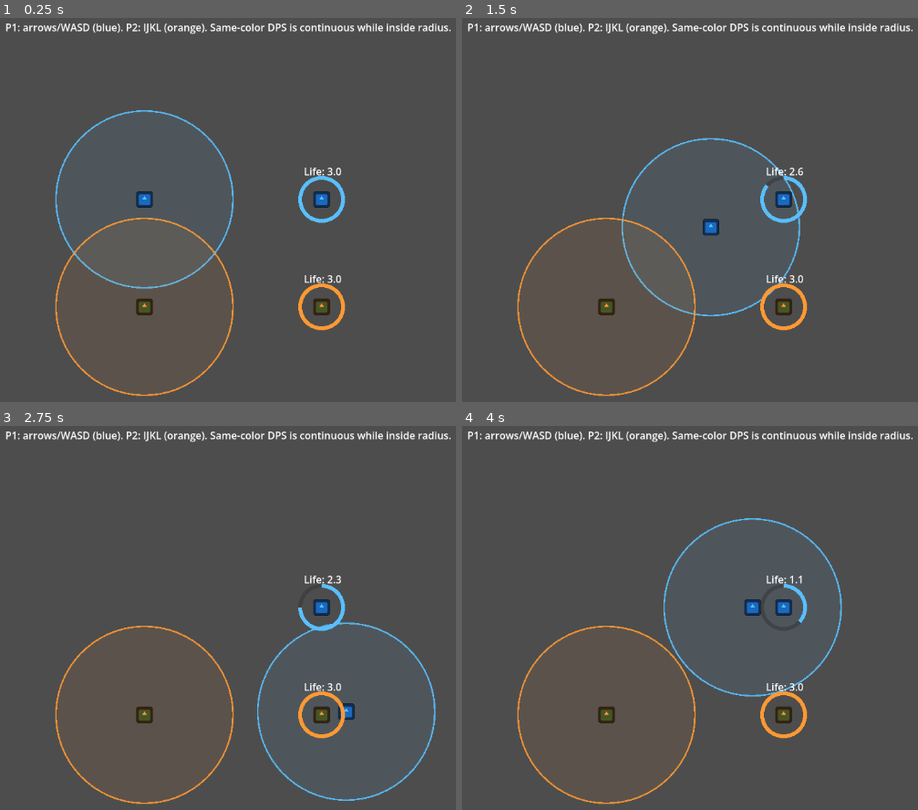
Above: before the commit, frames 1-4 (two rows, left to right).
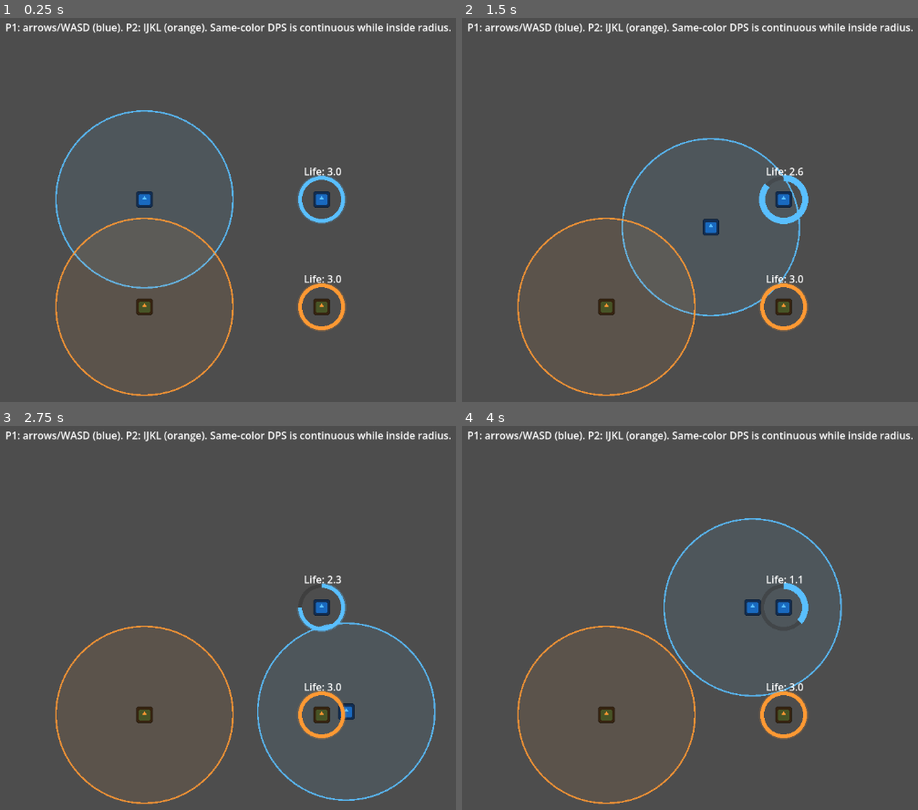
Above: after the commit, the same moments.

Repository: AgustinRamiroDiaz/just-metal-shapes
Game: Godot game, scene res://main_level.tscn
Same seed, same stepped clock (60 frames per second), same inputs: the game is played once before the commit and once after it. The engine's default icon, where the game draws it, is replaced by a stand-in: a white triangle on a blue panel in a dark square.
Inputs:
- Up to frame 1 (0.25 s): no input
- Up to frame 2 (1.5 s): tap Enter at 0.5 s; hold Right (ui_right) 0.53-1.28 s; hold Down (ui_down) from 1.28 s (still down)
- Up to frame 3 (2.75 s): release Down (ui_down) at 2.03 s; hold Right (ui_right) from 2.03 s (still down)
- Up to frame 4 (4 s): release Right (ui_right) at 2.78 s; hold Up (ui_up) 2.78-3.53 s; hold Left (ui_left) from 3.53 s (still down)

The runs differ from the first frame. In frame 1, 0.1% of the frame differs, in the area x 65-76%, y 40-82%; in frame 2, 0.3%; in frame 3, 0.1%; in frame 4, 0.2%.

Commit message:
test deploy fix

Diff:
--- a/scripts/enemy.gd
+++ b/scripts/enemy.gd
@@ -7,6 +7,11 @@
 @onready var life_label: Label = $LifeLabel
 
 var life: float = 0.0
+var damage_flash_timer: float = 0.0
+
+const DAMAGE_FLASH_DURATION: float = 0.4
+const PULSE_SPEED: float = 4.0
+const GLOW_INTENSITY: float = 0.4
 
 
 func _ready() -> void:
@@ -15,11 +20,18 @@
 	queue_redraw()
 
 
+func _process(delta: float) -> void:
+	if damage_flash_timer > 0.0:
+		damage_flash_timer -= delta
+		queue_redraw()
+
+
 func take_damage(amount: float) -> void:
 	if life <= 0:
 		return
 
 	life = max(life - amount, 0)
+	damage_flash_timer = DAMAGE_FLASH_DURATION
 	_update_life_label()
 	queue_redraw()
 
@@ -30,16 +42,27 @@
 
 func _draw() -> void:
 	var ratio := float(life) / float(max(max_life, 1))
-	draw_arc(Vector2.ZERO, 34.0, 0.0, TAU, 64, Color(0.2, 0.2, 0.2, 0.5), 6.0)
-	draw_arc(
-		Vector2.ZERO,
-		34.0,
-		-PI / 2.0,
-		-PI / 2.0 + (TAU * ratio),
-		64,
-		Color(shield_color.r, shield_color.g, shield_color.b, 1.0),
-		6.0
-	)
+	var pulse := sin(Time.get_ticks_msec() / 1000.0 * PULSE_SPEED) * 0.5 + 0.5
+	var base_alpha := 0.5 + pulse * GLOW_INTENSITY
+
+	var bg_color := Color(0.2, 0.2, 0.2, base_alpha * 0.6)
+	draw_arc(Vector2.ZERO, 34.0, 0.0, TAU, 64, bg_color, 6.0)
+
+	var shield_alpha := 1.0
+	var shield_width := 6.0
+	if damage_flash_timer > 0.0:
+		var flash_intensity := damage_flash_timer / DAMAGE_FLASH_DURATION
+		shield_alpha = 1.0 + flash_intensity * 0.8
+		shield_width = 6.0 + flash_intensity * 4.0
+
+	var inner_color := Color(shield_color.r, shield_color.g, shield_color.b, base_alpha)
+	var outer_color := Color(shield_color.r, shield_color.g, shield_color.b, shield_alpha)
+	draw_arc(Vector2.ZERO, 34.0, -PI / 2.0, -PI / 2.0 + (TAU * ratio), 64, inner_color, 6.0)
+	draw_arc(Vector2.ZERO, 34.0, -PI / 2.0, -PI / 2.0 + (TAU * ratio), 64, outer_color, shield_width)
+
+	if ratio > 0.0:
+		var glow_color := Color(shield_color.r, shield_color.g, shield_color.b, base_alpha * 0.3)
+		draw_arc(Vector2.ZERO, 38.0, -PI / 2.0, -PI / 2.0 + (TAU * ratio), 64, glow_color, 2.0)
 
 
 func _update_life_label() -> void:
Not shown, changed: .github/workflows/deploy-pages.yml
